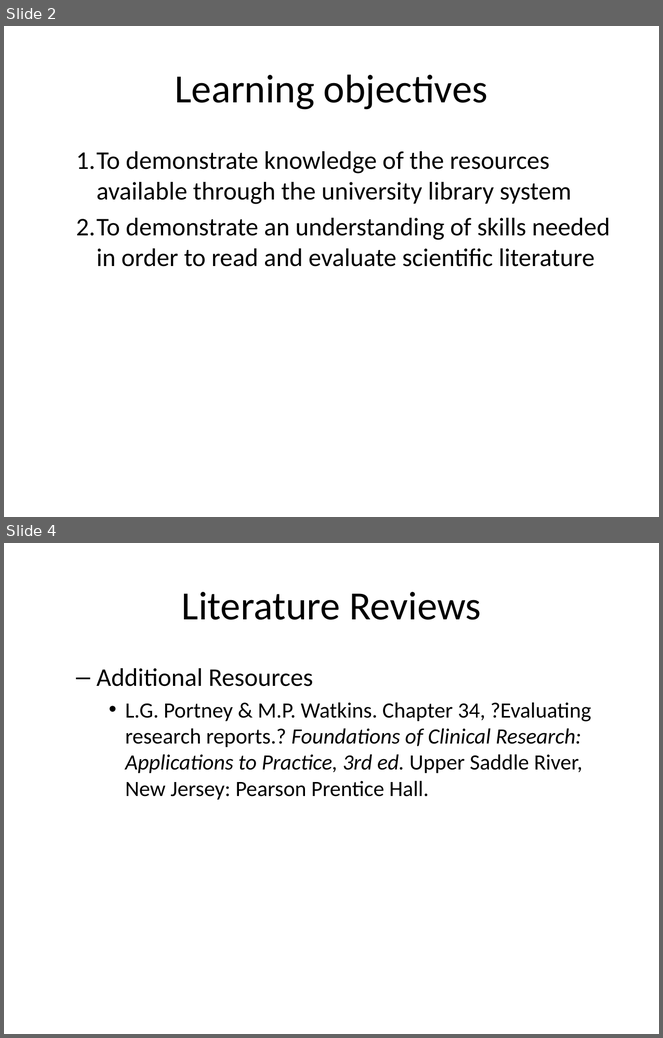
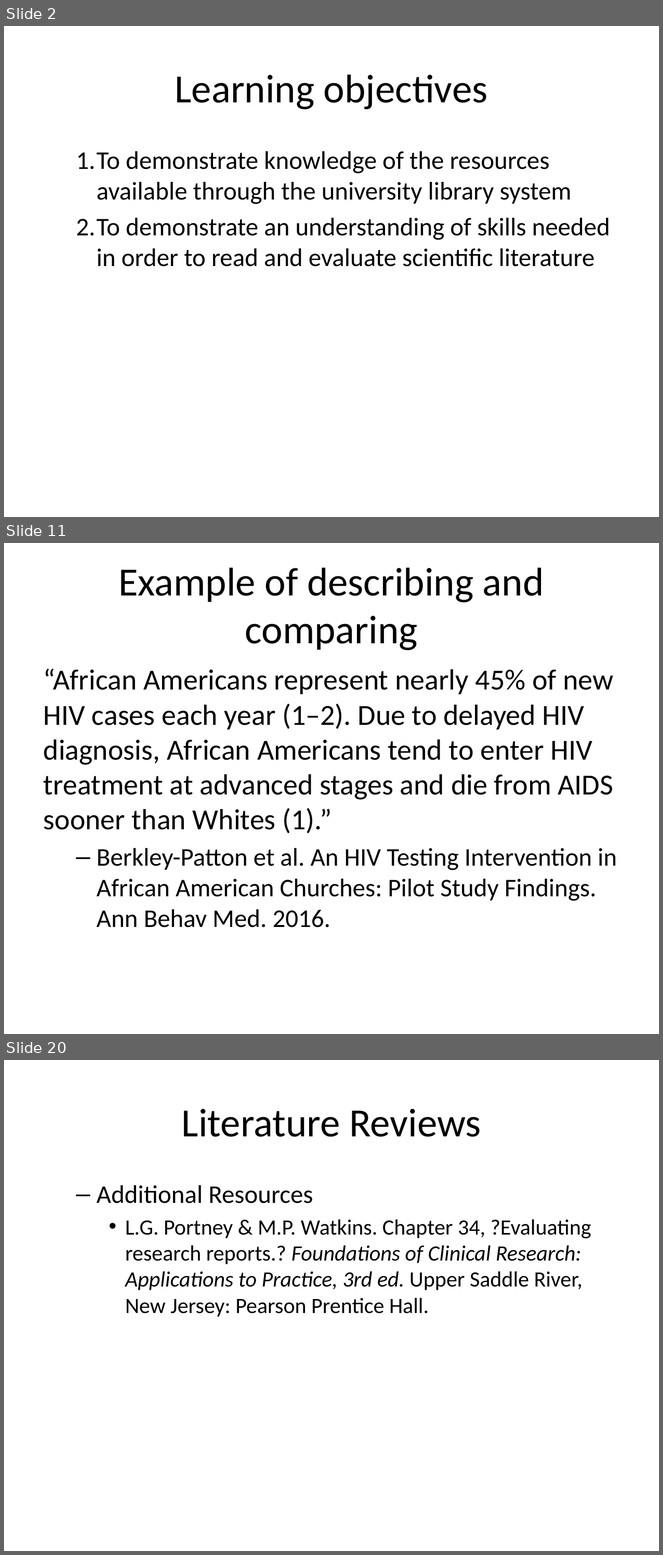
Before and after one commit to classes-medb/5510, a slide deck: doc/video-03-literature-review.pptx. Shown one above the other, each under a label of ours: slides 2 and 4 before the commit, slides 2, 11 and 20 after it; the slides between them are not shown. The pictures are 663x1038 and 663x1555 pixels, drawn with LibreOffice and Linux fonts; fonts in the diff are those of the drawing. Boxes give left, top, right and bottom in pixels: in the first picture for what was removed or moved away, otherwise in the second. Text is boxed around its words. In the diff, an @@ line names an element or a change of style, - is before the commit and + after.

Commit message:
Real-life examples on video3

```diff
--- a/doc/video-03-literature-review.pptx
+++ b/doc/video-03-literature-review.pptx
@@ slide 11 added at [4,543,659,1034], background #FFFFFF @@
@@ title added at [118,567,544,651], 44 pt, text #000000 @@
+Example of describing and comparing
@@ text added at [44,668,617,928], 32 pt, text #000000 @@
+“African Americans represent nearly 45% of new HIV cases each year (1–2). Due to delayed HIV diagnosis, African Americans tend to enter HIV treatment at advanced stages and die from AIDS sooner than Whites (1).”
+  – Berkley-Patton et al. An HIV Testing Intervention in African American Churches: Pilot Study Findings. Ann Behav Med. 2016.
@@ what was slide 4 is now slide 20 @@
```
Also in this commit, not shown: 2 slides changed, 16 other slides added, 2 slides removed, 1 other file.
